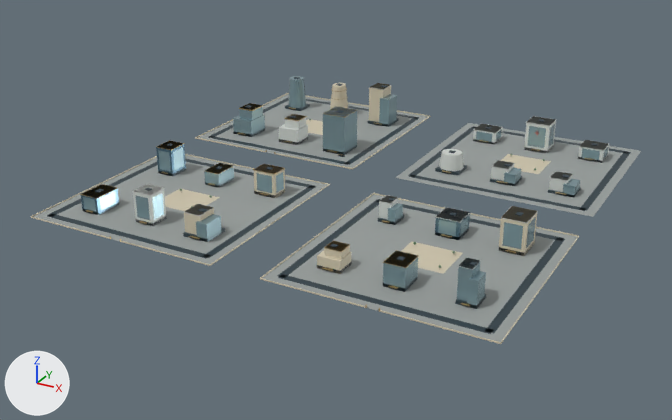
One commit to the glTF model web/public/assets/3d/ampliworld/GC-CITY-2030/GC-TILE-08-17.glb: the scene before it, then after it.
Rendered twice from a camera (50 mm lens) standing at (-1335.0, -3302.0, 587.0) and looking at (-2023.0, -2051.0, -38.0). Every picture has the same lights, and +X, +Y and +Z are marked at lower left. The older version comes first. Where no turn or scale is listed for an object, it has been applied to the vertices. Vertices at exactly the same position are counted once.

Script lines for the objects in view, before the commit:
```python
ob_gc_tile_08_17_blue = bpy.data.objects.new('GC-TILE-08-17-blue', me_mesh_9)
ob_gc_tile_08_17_blue.location = (0.0, 0.0, 0.0)
ob_gc_tile_08_17_dark = bpy.data.objects.new('GC-TILE-08-17-dark', me_mesh_1)
ob_gc_tile_08_17_dark.location = (0.0, 0.0, 0.0)
ob_gc_tile_08_17_glass = bpy.data.objects.new('GC-TILE-08-17-glass', me_mesh_6)
ob_gc_tile_08_17_glass.location = (0.0, 0.0, 0.0)
ob_gc_tile_08_17_gold = bpy.data.objects.new('GC-TILE-08-17-gold', me_mesh_5)
ob_gc_tile_08_17_gold.location = (0.0, 0.0, 0.0)
ob_gc_tile_08_17_ivory = bpy.data.objects.new('GC-TILE-08-17-ivory', me_mesh_2)
ob_gc_tile_08_17_ivory.location = (0.0, 0.0, 0.0)
ob_gc_tile_08_17_paving = bpy.data.objects.new('GC-TILE-08-17-paving', me_mesh_0)
ob_gc_tile_08_17_paving.location = (0.0, 0.0, 0.0)
ob_gc_tile_08_17_white = bpy.data.objects.new('GC-TILE-08-17-white', me_mesh_7)
ob_gc_tile_08_17_white.location = (0.0, 0.0, 0.0)
```
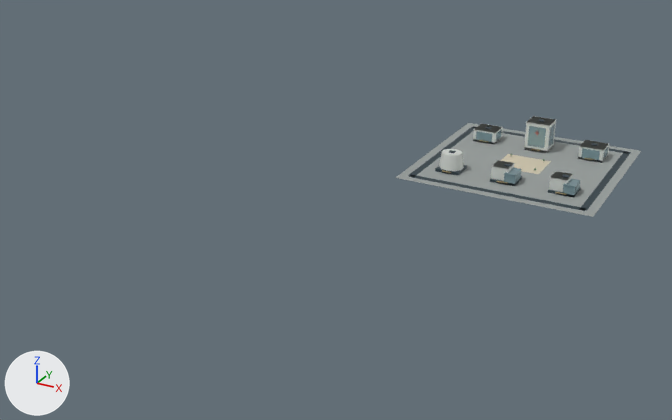
Changed parts and their boxes (x1, y1, x2, y2) in the pictures (672 x 420 px):
'GC-TILE-08-17-paving', reshaped (60% narrower, 62% shorter)
    before: (33, 94, 641, 342)
    after: (396, 123, 641, 217)
'GC-TILE-08-17-glass', reshaped (75% narrower, 68% shorter)
    before: (83, 76, 608, 309)
    after: (476, 124, 608, 197)
'GC-TILE-08-17-dark', reshaped (62% narrower, 64% shorter)
    before: (47, 77, 631, 334)
    after: (408, 119, 631, 211)
'GC-TILE-08-17-ivory', reshaped
    before: (31, 83, 579, 344)
    after: (501, 154, 551, 174)
'GC-TILE-08-17-white', reshaped (64% narrower, 59% shorter)
    before: (132, 83, 609, 270)
    after: (439, 116, 609, 192)
'GC-TILE-08-17-gold', reshaped (70% narrower, 75% shorter)
    before: (80, 88, 595, 312)
    after: (442, 140, 595, 195)
'GC-TILE-08-17-blue', deleted
    before: (81, 141, 470, 240)
part 1 of me_mesh_0, deleted
    before: (197, 94, 429, 168)
part 2 of me_mesh_0, deleted
    before: (33, 155, 327, 264)
part 3 of me_mesh_0, deleted
    before: (263, 194, 577, 342)
part 4 of me_mesh_1, deleted
    before: (47, 77, 565, 334)
part 5 of me_mesh_2, deleted
    before: (31, 83, 579, 344)
part 6 of me_mesh_7, deleted
    before: (132, 83, 538, 270)
part 7 of me_mesh_6, deleted
    before: (83, 76, 536, 309)
part 8 of me_mesh_5, deleted
    before: (80, 88, 516, 312)

What the commit changed:
me_mesh_0 is used by ob_gc_tile_08_17_paving; location (0.0, 0.0, 0.0).
me_mesh_0 had 32 vertices, 48 faces and spanned x -2379.0..-1621.0, y -2379.0..-1621.0, z 0.0.
me_mesh_0 now has 8 vertices, 12 faces and spans x -1959.0..-1621.0, y -1959.0..-1621.0, z 0.0.
me_mesh_0 part 1: the loose piece of 8 vertices spanning x -2379.0..-2041.0, y -1959.0..-1621.0, z 0.0 is deleted.
me_mesh_0 part 2: the loose piece of 8 vertices spanning x -2379.0..-2041.0, y -2379.0..-2041.0, z 0.0 is deleted.
me_mesh_0 part 3: the loose piece of 8 vertices spanning x -1959.0..-1621.0, y -2379.0..-2041.0, z 0.0 is deleted.
me_mesh_1 is used by ob_gc_tile_08_17_dark; location (0.0, 0.0, 0.0).
me_mesh_1 had 520 vertices, 780 faces and spanned x -2364.0..-1636.0, y -2364.0..-1636.0, z 0.0..74.0.
me_mesh_1 now has 128 vertices, 192 faces and spans x -1944.0..-1636.0, y -1944.0..-1636.0, z 0.0..54.0.
me_mesh_1 part 4: 49 loose pieces with 392 vertices, spanning x -2364.0..-1636.0, y -2364.0..-1636.0, z 0.0..74.0, are deleted.
me_mesh_2 is used by ob_gc_tile_08_17_ivory; location (0.0, 0.0, 0.0).
me_mesh_2 had 222 vertices, 340 faces and spanned x -2380.0..-1620.0, y -2380.0..-1620.0, z 0.0..73.0.
me_mesh_2 now has 8 vertices, 12 faces and spans x -1830.0..-1750.0, y -1826.0..-1754.0, z 0.0.
me_mesh_2 part 5: 25 loose pieces with 214 vertices, spanning x -2380.0..-1620.0, y -2380.0..-1620.0, z 0.0..73.0, are deleted.
me_mesh_5 is used by ob_gc_tile_08_17_gold; location (0.0, 0.0, 0.0).
me_mesh_5 had 590 vertices, 948 faces and spanned x -2327.0..-1681.0, y -2380.0..-1676.0, z 0.0..72.0.
me_mesh_5 now has 114 vertices, 192 faces and spans x -1909.0..-1681.0, y -1902.0..-1718.0, z 4.0..28.0.
me_mesh_5 part 8: 49 loose pieces with 476 vertices, spanning x -2327.0..-1682.0, y -2380.0..-1676.0, z 0.0..72.0, are deleted.
me_mesh_6 is used by ob_gc_tile_08_17_glass; location (0.0, 0.0, 0.0).
me_mesh_6 had 502 vertices, 760 faces and spanned x -2331.0..-1668.0, y -2322.0..-1678.0, z 0.0..72.0.
me_mesh_6 now has 112 vertices, 168 faces and spans x -1912.0..-1668.0, y -1898.0..-1678.0, z 0.0..47.0.
me_mesh_6 part 7: 47 loose pieces with 390 vertices, spanning x -2331.0..-1671.0, y -2322.0..-1680.0, z 0.0..72.0, are deleted.
me_mesh_7 is used by ob_gc_tile_08_17_white; location (0.0, 0.0, 0.0).
me_mesh_7 had 190 vertices, 292 faces and spanned x -2230.0..-1668.0, y -2316.0..-1678.0, z 0.0..73.0.
me_mesh_7 now has 102 vertices, 160 faces and spans x -1912.0..-1668.0, y -1898.0..-1678.0, z 0.0..53.0.
me_mesh_7 part 6: 11 loose pieces with 88 vertices, spanning x -2230.0..-1671.0, y -2316.0..-1679.0, z 0.0..73.0, are deleted.
Object 'GC-TILE-08-17-blue' (ob_gc_tile_08_17_blue) is deleted.
